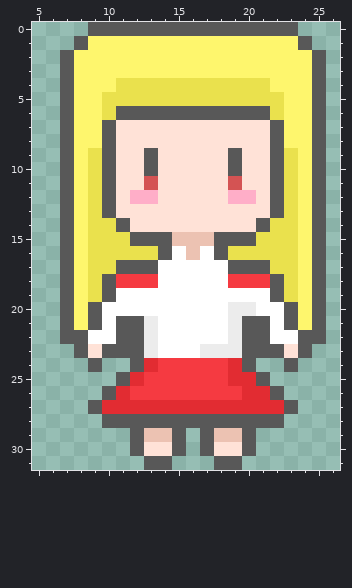
Pixel-art sprite -- MyFirstShoot/sprites/s_ene_boss/layers/c8b23130-bcfd-417f-bb3b-36d05f4ed887/f1982e09-799d-4dcb-b182-bf31e974a020.png. Above: the version before the commit.
The file is 64x64 pixels, drawn in blocks of 2x2; one block is one cell here. Shown: x 5..26, y 0..31.
The result:
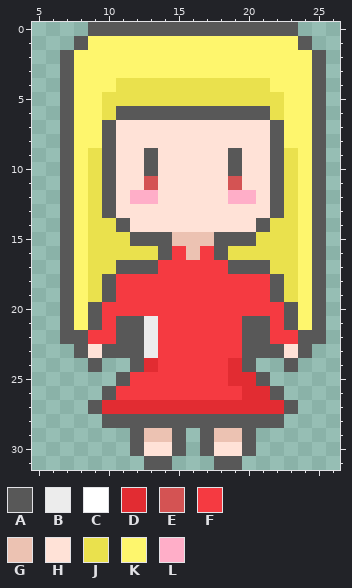
Palette (. is transparent): A #585858  B #ececec  C #ffffff  D #e22c32  E #d45353  F #f53a41  G #ecc2b2  H #ffe2d7  J #eae14d  K #fef66d  L #ffaec8
What changed:
y 16: x 15 C -> F; x 17 C -> F
y 17..18: x 14..18 CCCCC -> FFFFF
y 19: x 11..21 CCCCCCCCCCC -> FFFFFFFFFFF
y 20: x 10..22 CCCCCCCCCBBCC -> FFFFFFFFFFFFF
y 21: x 10 C -> F; x 14..19 CCCCCB -> FFFFFF; x 22 C -> F
y 22: x 9..10 CC -> FF; x 14..19 CCCCCB -> FFFFFF; x 22..23 CC -> FF
y 23: x 14..19 CCCBBB -> FFFFFF
y 25: x 12 D -> F
y 26: x 11 D -> F
Where, in picture pixels (left, top, right, bottom), the same in both pictures:
changed: (88, 246, 298, 400)
